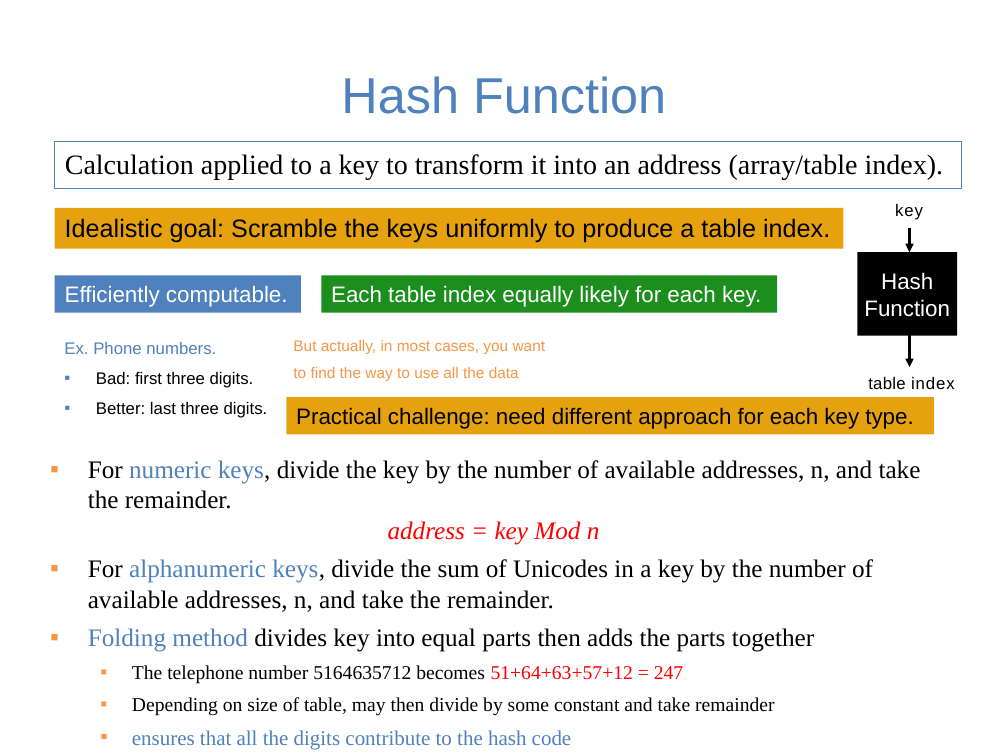
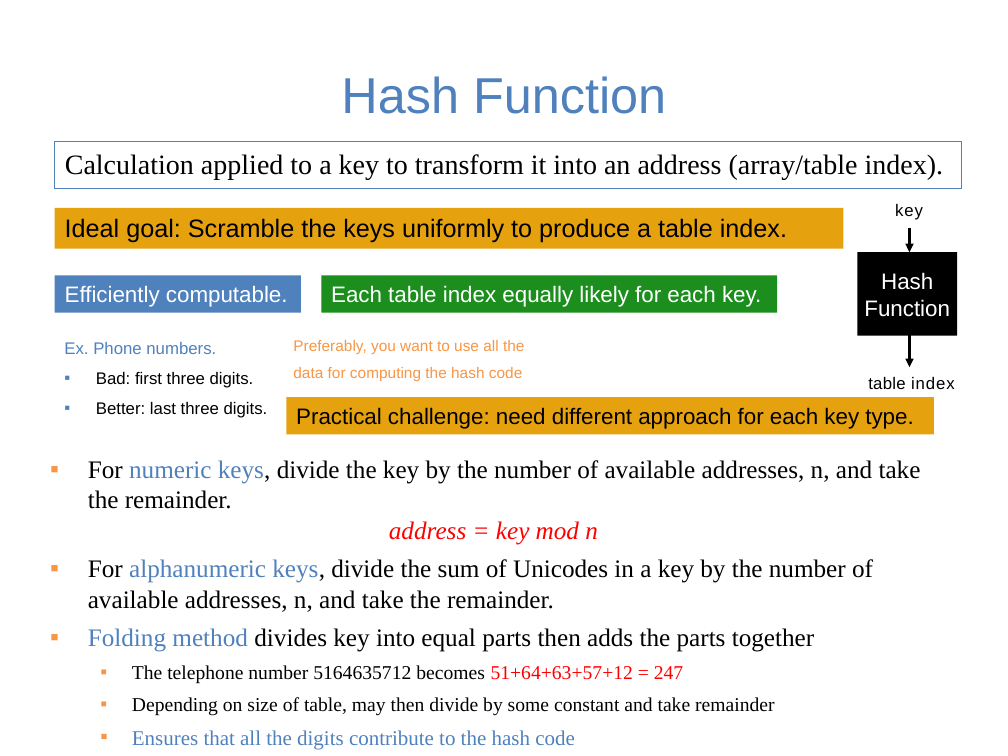
Before and after one commit to guhofstra/CSC111Fa25, a slide deck: slide 6 of PPTs/Lecture 7-hash table.pptx. Drawn at 1008x756 pixels with LibreOffice and Linux fonts; fonts in the diff are those of the drawing. Boxes give left, top, right and bottom in pixels: in the first picture for what was removed or moved away, otherwise in the second. Text is boxed around its words. In the diff, an @@ line names an element or a change of style, - is before the commit and + after.

```diff
--- a/PPTs/Lecture 7-hash table.pptx
+++ b/PPTs/Lecture 7-hash table.pptx
@@ text in rectangle at [65, 218, 787, 243]: text changed @@
-Idealistic goal: Scramble the keys uniformly to produce a table index.
+Ideal goal: Scramble the keys uniformly to produce a table index.
@@ text at [293, 340, 524, 381]: text changed @@
-But actually, in most cases, you want to find the way to use all the data
+Preferably, you want to use all the data for computing the hash code
@@ text at [389, 521, 598, 545]: text changed @@
-address = key Mod n
+address = key mod n
@@ text at [132, 730, 575, 749]: text changed @@
-  ▪ ensures that all the digits contribute to the hash code
+  ▪ Ensures that all the digits contribute to the hash code
```
Also in this commit, not shown: 11 other slides changed, 9 other files.
